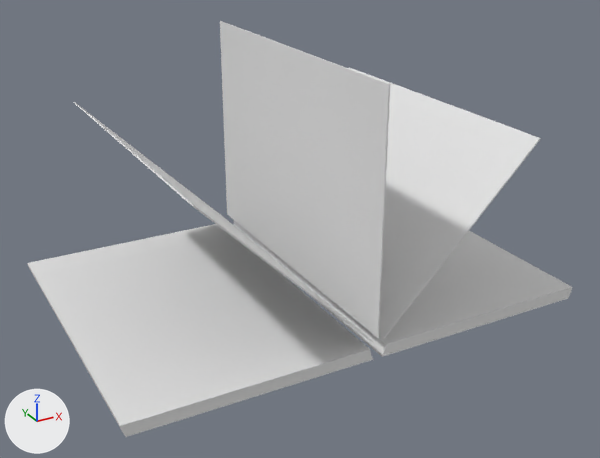
Before and after pictures for a commit that changed the FBX model Assets/FBX/Diario.fbx.
Both versions are drawn from a camera (50 mm lens) standing at (-0.323, -0.602, 0.355) and looking at (-0.002, -0.02, 0.064). The lights are fixed; the arrows at lower left show +X, +Y and +Z. Where no turn or scale is listed for an object, it has been applied to the vertices.

The first picture shows 'Diario_Capa', 'Diario_PapeisJuntos', 'Diario_PapeisSoltos'.
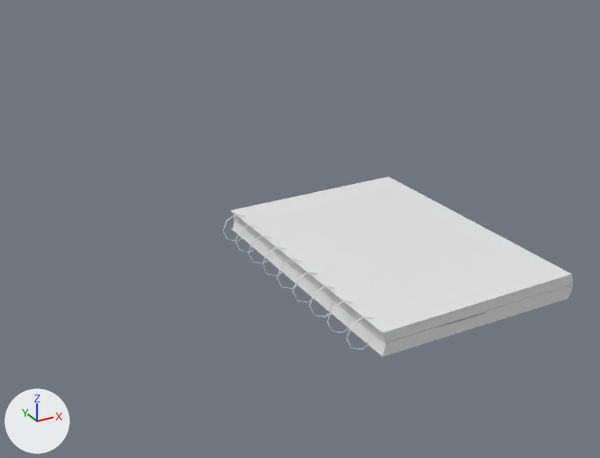
Commit message: Troca diario

Where the newer file only moved an object's origin or applied its transform, the numbers keep the older frame.

Where the change shows, as pixel boxes (x1, y1, x2, y2) in the pictures (600 x 458 px; the box of a moved part takes in the faces that stretch with it):
'Diario_PapeisSoltos', reshaped, turned: before (74, 21, 541, 342); after (234, 219, 573, 344)
'Diario_PapeisJuntos', reshaped: before (27, 221, 572, 436); after (232, 213, 573, 355)
'Diario_Capa', reshaped, turned: before (125, 293, 569, 437); after (231, 177, 572, 357)
'Diario_Arame', added: after (223, 214, 374, 350)
part 1 of me_diario_papeisjuntos_001, moved or reshaped: before (27, 224, 373, 436); after (232, 213, 573, 343)
part 2 of me_diario_papeissoltos_001, moved or reshaped: before (220, 21, 390, 338); after (388, 285, 573, 344)
part 3 of me_diario_papeissoltos_001, moved or reshaped: before (348, 67, 541, 339); after (386, 286, 573, 344)
part 4 of me_diario_papeissoltos_001, moved or reshaped: before (74, 102, 373, 342); after (234, 219, 573, 344)
part 5 of me_diario_capa_001, moved or reshaped: before (125, 359, 373, 437); after (231, 177, 572, 334)
part 6 of me_diario_capa_001, moved or reshaped: before (307, 293, 569, 357); after (232, 229, 569, 357)

The change, as a list of edits to the scene's bpy script:
```text
Change me_diario_capa_001:
    where me_diario_capa_001.from_pydata(...)  # 36 vertices, 32 faces; spans x -20.4..20.4, y 0.0..0.1, z -14.2..14.2
    used by ob_diario_capa; location = (0.0, 0.0, 0.0); rotation_euler = (1.571, 0.0, 3.142), in degrees (90, 0, 180); scale = (0.01, 0.01, 0.01)
    me_diario_capa_001 part 5: the loose piece of 18 vertices spanning x 0.4..20.4, y 0.0..0.1, z -14.2..14.2 is multiplied about its middle by the matrix ((1.0, 0.012, 0.0), (0.012, -1.0, 0.0), (0.0, 0.0, -1.0)), then moved by (0.0, 2.2, 0.0)
    me_diario_capa_001 part 6: the loose piece of 18 vertices spanning x -20.4..-0.4, y 0.0..0.1, z -14.2..14.2 is turned 180 degrees about the y axis through the mesh origin
Change me_diario_papeissoltos_001:
    where me_diario_papeissoltos_001.from_pydata(...)  # 36 vertices, 30 faces; spans x -14.7..14.7, y 1.6..21.8, z -14.2..14.2
    used by ob_diario_papeissoltos; location = (0.0, 0.0, 0.0); rotation_euler = (1.571, 0.0, 3.142), in degrees (90, 0, 180); scale = (0.01, 0.01, 0.01)
    me_diario_papeissoltos_001 part 2: the loose piece of 12 vertices spanning x -0.1..0.0, y 1.8..21.8, z -14.2..14.2 is multiplied about its middle by the matrix ((-0.007, 1.0, 0.0), (1.0, 0.007, 0.0), (0.0, 0.0, -1.0)), then moved by (10.7, -10.7, 0.0)
    me_diario_papeissoltos_001 part 3: the loose piece of 12 vertices spanning x -14.7..-0.5, y 1.6..15.8, z -14.2..14.2 is scaled about its middle by (-1.41, 0.000635, -1), then moved by (18.3, -7.6, 0.0)
    me_diario_papeissoltos_001 part 4: the loose piece of 12 vertices spanning x 0.5..14.7, y 1.6..15.8, z -14.2..14.2 is multiplied about its middle by the matrix ((0.698, 0.716, 0.0), (0.716, -0.698, 0.0), (0.0, 0.0, -1.0)), then moved by (3.1, -7.5, 0.0)
Change me_diario_papeisjuntos_001:
    where me_diario_papeisjuntos_001.from_pydata(...)  # 36 vertices, 32 faces; spans x -0.207..0.207, y -0.142..0.142, z 0.001..0.01
    used by ob_diario_papeisjuntos; location = (0.0, 0.0, 0.0)
    me_diario_papeisjuntos_001 part 1: the loose piece of 18 vertices spanning x -0.207..-0.005, y -0.142..0.142, z 0.001..0.01 is turned 179.3 degrees about the y axis through its middle, then moved by (0.212, 0.0, 0.012)
Add me_diario_arame_001:
    me_diario_arame_001.from_pydata(...)  # 288 vertices, 288 faces; spans x -0.016..0.016, y -0.121..0.121, z -0.005..0.027
    me_diario_arame_001.materials.append(mat_diario)  # its picture is missing
Change ob_diario_capa:
    ob_diario_capa.rotation_euler: (1.571, 0.0, 3.142) -> (1.571, 0.0, 0.0)  # degrees (90, 0, 180) -> degrees (90, 0, 0)
Change ob_diario_papeissoltos:
    ob_diario_papeissoltos.rotation_euler: (1.571, 0.0, 3.142) -> (1.571, 0.0, 0.0)  # degrees (90, 0, 180) -> degrees (90, 0, 0)
Add ob_diario_arame:
    ob_diario_arame = bpy.data.objects.new('Diario_Arame', me_diario_arame_001)
    ob_diario_arame.location = (0.0, 0.0, 0.0)
```
